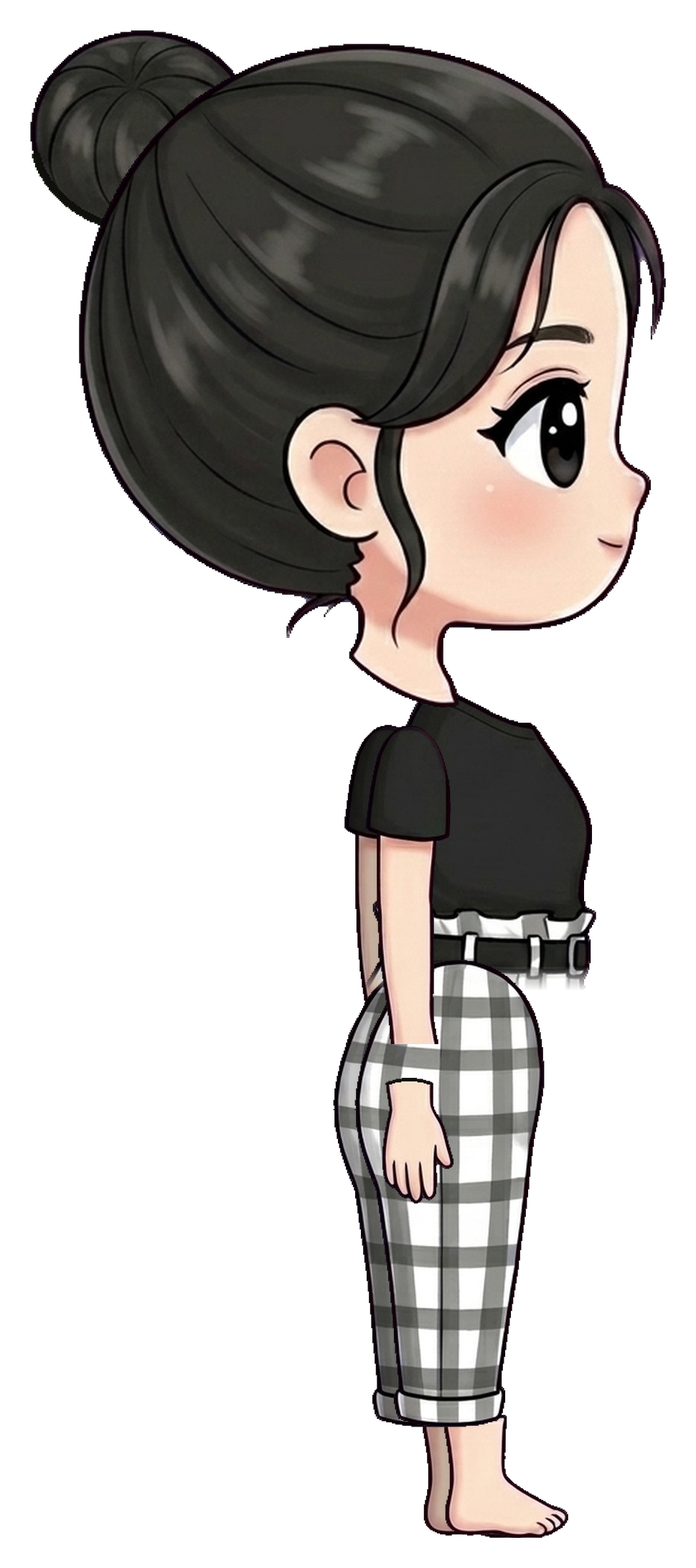
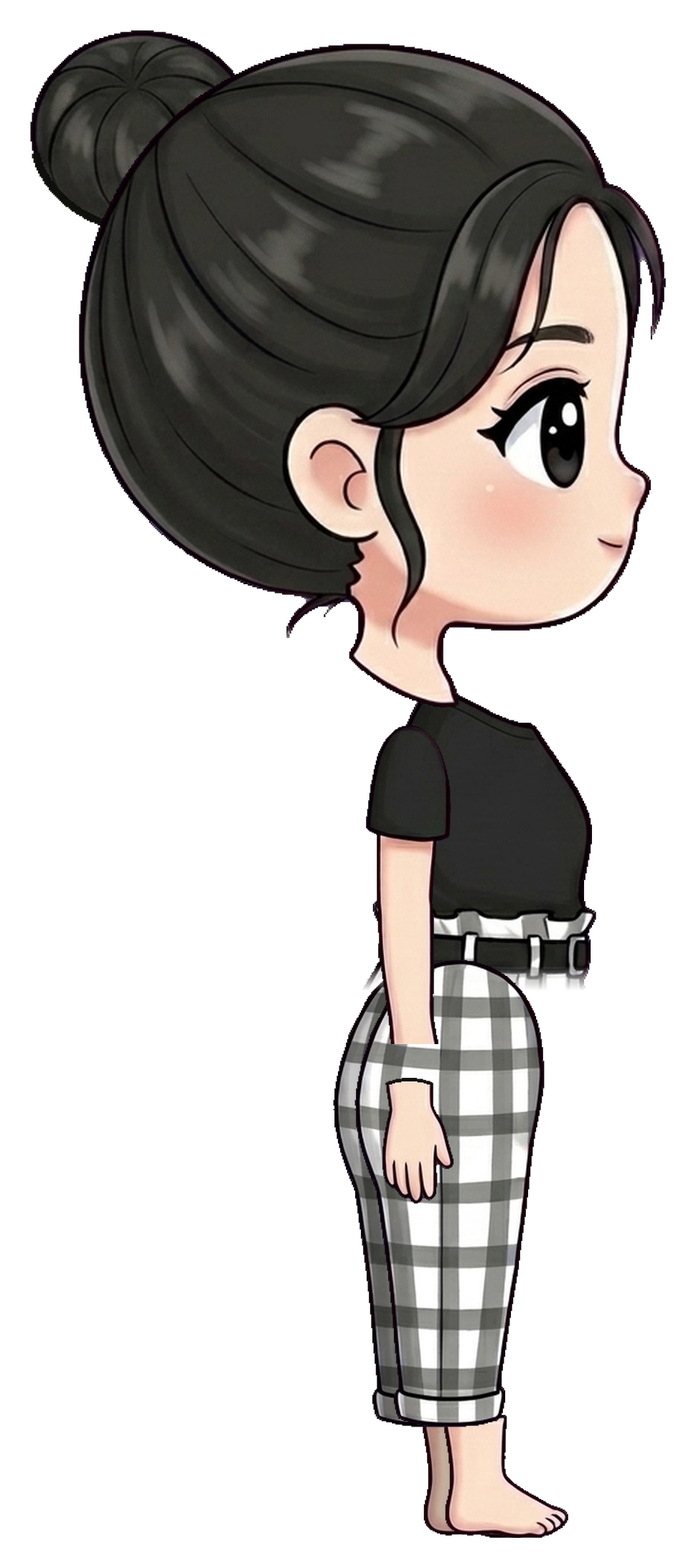
Layers edited between the first and the second 696px x 1568px image:
removed layer "arm_l" over (343, 723, 401, 1007)
